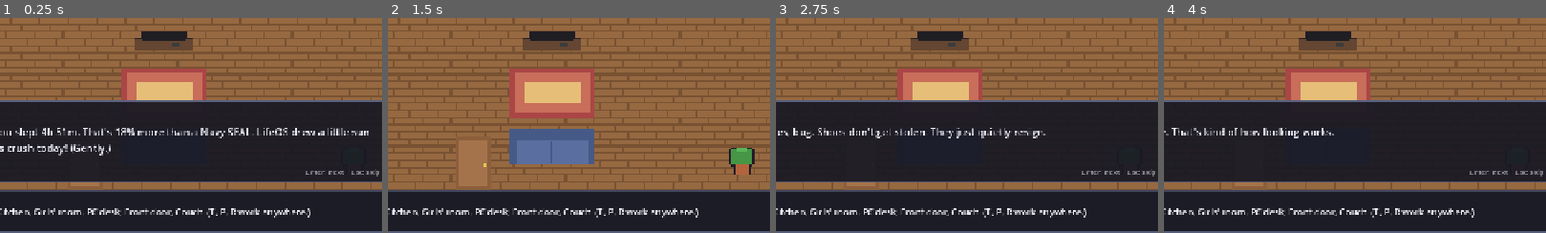
Above: before the commit, frames 1-4 (left to right).
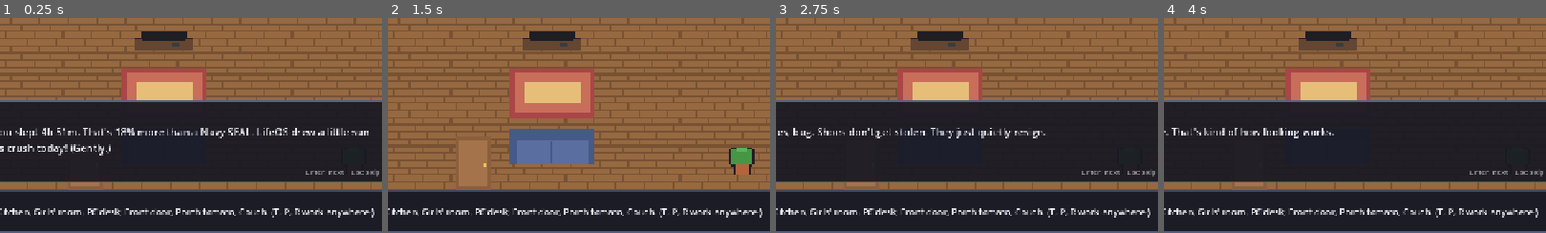
Above: after the commit, the same moments.

Repository: MartyMansion/uptime
Game: Godot game, scene res://scenes/main.tscn
Same seed, same stepped clock (60 frames per second), same inputs: the game is played once before the commit and once after it.
Inputs:
- Up to frame 1 (0.25 s): no input
- Up to frame 2 (1.5 s): tap Enter at 0.5, 0.6 s; hold D 0.53-1.28 s; tap Space at 0.77 s; hold S from 1.28 s (still down); tap Keypad Enter at 1.35 s
- Up to frame 3 (2.75 s): tap Space at 1.52, 2 s; release S at 2.03 s; hold D from 2.03 s (still down); tap 1 at 2.1 s
- Up to frame 4 (4 s): release D at 2.78 s; hold W 2.78-3.53 s; tap T at 2.85 s; tap Space at 3.02, 3.77 s; hold A from 3.53 s (still down); tap P at 3.6 s
The pictures show only the part of the screen within x 25-75%, y 50-100%; the shares and areas given below are measured in that part.

The runs differ from the first frame. In frame 1, 1.0% of the frame differs, in the area x 45-98%, y 88-93%; in frame 2, 1.0%; in frame 3, 1.0%; in frame 4, 1.0%.

Commit message:
Refinement 17: porch tomato cozy loop; soak + multi-res audit

Diff:
--- a/scripts/game_state.gd
+++ b/scripts/game_state.gd
@@ -60,6 +60,7 @@
 	"chores": {"name": "Chores together (with a playlist)", "blocks": 2, "energy": -8, "stress": -4, "connected": 4, "closeness": 6, "once": true, "phases": ["weekend"]},
 	"concert": {"name": "Lily's school concert", "blocks": 2, "energy": -3, "connected": 18, "closeness": 4, "after": 1050, "before": 1110, "once": true, "event": "concert", "phases": ["home_pm"]},
 	"side_hustle": {"name": "Side hustle: Marisol's bakery script", "blocks": 2, "energy": -8, "stress": 4, "after": 1200, "phases": HOME},
+	"water_plant": {"name": "Water the porch tomato (June helps)", "blocks": 0, "energy": -1, "stress": -2, "once": true, "phases": ["home_am", "home_pm", "weekend"]},
 	"sleep": {"name": "Go to sleep", "blocks": 0, "energy": 0, "phases": HOME},
 }
 
@@ -175,6 +176,7 @@
 var achievements: Array[String] = []
 var girl_time := {"lily": 0, "june": 0}   # per-girl attention this week (hidden)
 var girl_quiet := {"lily": 0, "june": 0}  # consecutive days with no one-on-one
+var plant: int = 0                 # porch tomato growth (cozy loop)
 var honesty: int = 50              # hidden; moved by choices in cutscenes
 var fridge_drawings: int = 0       # cozy loop: grows with time spent with the girls
 var moments_seen := {}              # relationship moments already played
@@ -208,6 +210,7 @@
 	notices_seen = {}
 	fridge_drawings = 0
 	honesty = 50
+	plant = 0
 	girl_time = {"lily": 0, "june": 0}
 	girl_quiet = {"lily": 0, "june": 0}
 	hustle = 0
@@ -389,6 +392,20 @@
 					_moment("First $50 from Marisol's bakery.")
 				_:
 					line = "You tidy the bakery script. Marisol tells two other shop owners. Pre-revenue is now, technically, revenue."
+		"water_plant":
+			plant += 1
+			girl_time["june"] += 1
+			today["girl_june"] = true
+			line = ["June waters the tomato and also your shoes. The tomato appreciates it. The shoes do not.",
+				"The tomato has a leaf now. June has named it 'Server'. You are deeply moved.",
+				"Two leaves! June reads it a story. Lily says plants can't hear. June reads louder.",
+				"A flower! June calls Jess outside to see. Jess comes. That's the whole thing. It was nice.",
+				"A tiny green tomato. June wants to eat it now. You explain patience. She explains hunger."][mini(plant, 5) - 1]
+			if plant >= 6:
+				line = "The tomato is red. June picks it, cuts it into 4 pieces with great ceremony, and everyone eats one. Best tomato of your life."
+				if not notices_seen.has("tomato"):
+					notices_seen["tomato"] = true
+					_moment("June's tomato, split four ways.")
 		"buy_patch":
 			patch_days += 5
 			line = "Patches. The cashier raises an eyebrow, then gives you a tiny nod. Gas-N-Sip solidarity."
@@ -814,7 +831,7 @@
 const SAVE_PATH := "user://uptime_save.json"
 const SAVE_VARS := ["day", "energy", "stress", "performance", "closeness", "girls_fed", "girls_connected", "money",
 	"beers", "pouches", "drinks_week", "gum_damage", "rx_pills", "rx_extra_total", "notices_seen", "week_stats",
-	"fridge_drawings", "honesty", "girl_time", "girl_quiet", "hustle", "achievements", "patch_days", "rx_plan", "moments_seen", "clean", "used_ever", "week_moments"]
+	"fridge_drawings", "honesty", "plant", "girl_time", "girl_quiet", "hustle", "achievements", "patch_days", "rx_plan", "moments_seen", "clean", "used_ever", "week_moments"]
 
 ## Saves at the start of a day (the game autosaves every morning).
 func save_game(path: String = SAVE_PATH) -> bool:
--- a/scripts/locations/house.gd
+++ b/scripts/locations/house.gd
@@ -31,6 +31,7 @@
 	station("girls", "Girls' room", Rect2(232, 22, 74, 60), ["play_girls", "homework", "bedtime_story"])
 	station("desk", "PC desk", Rect2(16, 116, 32, 20), ["work_ticket", "gaming", "side_hustle"])
 	station("door", "Front door", Rect2(140, 170, 20, 30), ["leave_for_work", "walk_park", "walk_block", "concert"])
+	station("plant", "Porch tomato", Rect2(290, 170, 20, 26), ["water_plant"])
 	station("couch", "Couch", Rect2(172, 160, 52, 26), ["tea_jess", "chores"])
 	spots = {"entry": Vector2(150, 186), "door": Vector2(150, 192), "bed": Vector2(56, 60),
 		"kitchen": Vector2(132, 56), "kitchen_b": Vector2(178, 88), "table_l": Vector2(132, 84), "table_r": Vector2(176, 78),
--- a/scripts/main.gd
+++ b/scripts/main.gd
@@ -362,6 +362,14 @@
 				g.draw_rect(Rect2(p, Vector2(3, 4)), cols[i % cols.size()]))
 		loc.add_child(g)
 	g.queue_redraw()
+	var pl: Node2D = null
+	for c in loc.get_children():
+		if c is Sprite2D and str(c.name).begins_with("Plant") and c.position.x > 280:
+			pl = c
+	if pl:
+		var sc := 0.7 + 0.08 * mini(GameState.plant, 6)
+		pl.scale = Vector2(sc, sc)
+		pl.modulate = Color(1, 0.85, 0.85) if GameState.plant >= 6 else Color.WHITE
 
 # ------------------------------------------------------------------ loop
 func is_busy() -> bool:
--- a/tools/screenshots.gd
+++ b/tools/screenshots.gd
@@ -61,7 +61,7 @@
 	if prefix != "":
 		main.skip_all_cutscenes()
 		await walk_dan_to("kitchen")
-		gs.lifeos_message.emit("LifeOS: Tip: Your daughters cannot be optimized. We tried. This is a long notification to check wrapping at odd window sizes.")
+		gs.lifeos_message.emit("LifeOS: Tip: Your daughters can't be optimized. Our engineers say this is a feature. This is a long notification to check wrapping at odd window sizes.")
 		await shot("02_house_morning")
 		print("AUDIT TOTAL: ", problems)
 		quit(0)
Not shown, changed: DEVLOG.md
